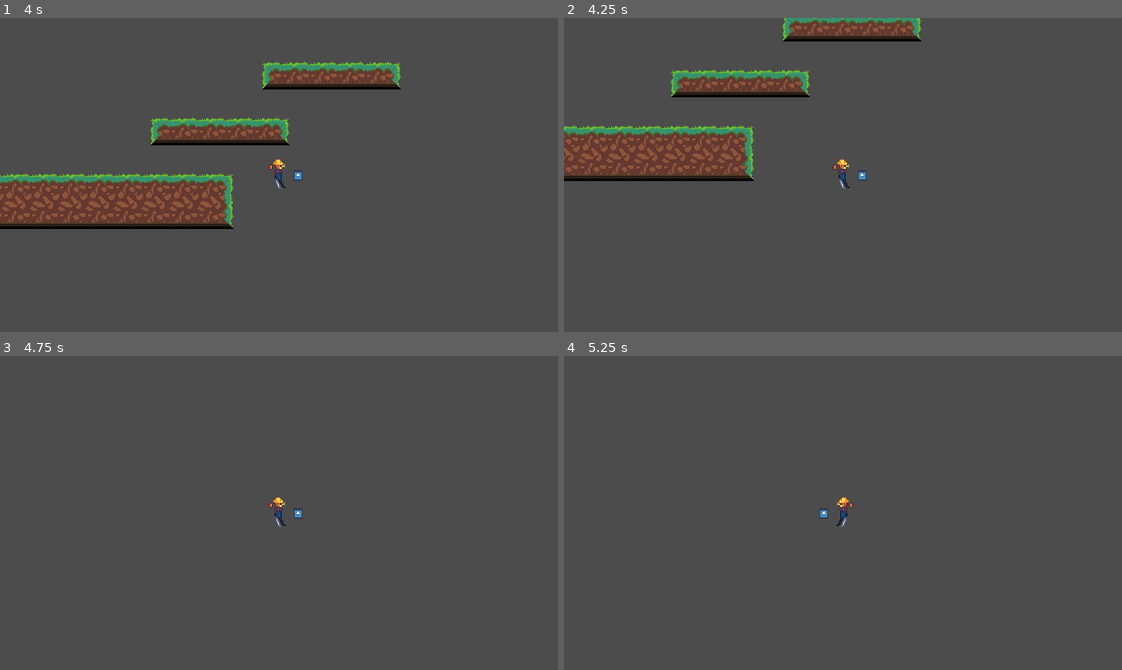
Above: before the commit, frames 1-4 (two rows, left to right).
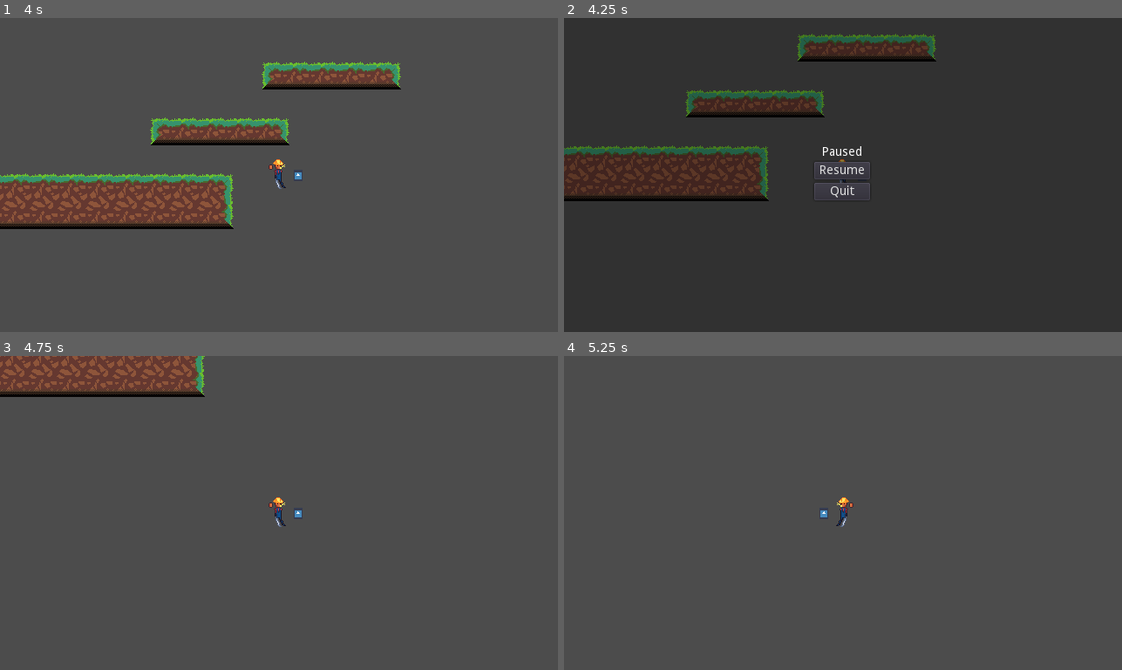
Above: after the commit, the same moments.

Repository: JamesDSource/Cyber-Gunslinger
Game: Godot game, scene res://Game/Game.tscn
Same seed, same stepped clock (60 frames per second), same inputs: the game is played once before the commit and once after it. The project has no main scene, so this scene is started directly. The engine's default icon, where the game draws it, is replaced by a stand-in: a white triangle on a blue panel in a dark square.
Inputs (mouse positions are in pixels of both pictures, inside the frame that each line leads up to):
- Up to frame 1 (4 s): tap Enter at 0.5 s; hold Right (Right) 0.53-2.03 s; tap W (Jump) at 0.77, 1.52, 3.02, 3.77 s; hold Left (Left) 2.03-2.78 s; hold Right (Right) from 2.78 s (still down)
- Up to frame 2 (4.25 s): keep holding Right (Right); tap P (Pause, bound only after the commit) at 4.15 s
- Up to frame 3 (4.75 s): release Right (Right) at 4.25 s; click (279, 509) at 4.25 s, where only the run after the commit has a clickable "Resume"
- Up to frame 4 (5.25 s): hold Left (Left) from 5.03 s (still down)

Frame 1 is identical in both runs. In frame 2, 98% of the frame differs, in the area x 0-100%, y 0-100%; in frame 3, 4.8%; in frame 4, nothing differs.

Commit message:
pause menu

Diff:
--- a/Game/Game.tscn
+++ b/Game/Game.tscn
@@ -1,7 +1,8 @@
-[gd_scene load_steps=3 format=2]
+[gd_scene load_steps=4 format=2]
 
 [ext_resource path="res://Player/Player.tscn" type="PackedScene" id=1]
 [ext_resource path="res://Tilesets/Dirt/Dirt.tres" type="TileSet" id=2]
+[ext_resource path="res://Pause/Pause.tscn" type="PackedScene" id=3]
 
 [node name="Game" type="Node"]
 
@@ -13,3 +14,10 @@
 cell_size = Vector2( 32, 32 )
 format = 1
 tile_data = PoolIntArray( 131084, 0, 196608, 131085, 0, 196609, 131086, 0, 196609, 131087, 0, 196609, 131088, 0, 196610 …(394 unchanged characters)…
+
+[node name="CanvasLayer" type="CanvasLayer" parent="."]
+layer = 100
+
+[node name="Pause" parent="CanvasLayer" instance=ExtResource( 3 )]
+pause_mode = 2
+visible = false
--- /dev/null
+++ b/Pause/Pause.gd
@@ -0,0 +1,20 @@
+extends Control
+
+var pauseState
+
+func _input(event):
+	if event.is_action_pressed("Pause"):
+		pauseState = not get_tree().paused
+		get_tree().paused = pauseState
+		visible = pauseState
+
+
+
+func _on_Resume_pressed():
+	pauseState = not get_tree().paused
+	get_tree().paused = pauseState
+	visible = pauseState
+
+
+func _on_Quit_pressed():
+	pass # Replace with function body.
--- /dev/null
+++ b/Pause/Pause.tscn
@@ -0,0 +1,59 @@
+[gd_scene load_steps=2 format=2]
+
+[ext_resource path="res://Pause/Pause.gd" type="Script" id=1]
+
+[node name="Pause" type="Control"]
+anchor_right = 1.0
+anchor_bottom = 1.0
+script = ExtResource( 1 )
+__meta__ = {
+"_edit_use_anchors_": false
+}
+
+[node name="BlackOverlay" type="ColorRect" parent="."]
+anchor_right = 1.0
+anchor_bottom = 1.0
+color = Color( 0, 0, 0, 0.352941 )
+__meta__ = {
+"_edit_use_anchors_": false
+}
+
+[node name="CenterContainer" type="CenterContainer" parent="."]
+anchor_right = 1.0
+anchor_bottom = 1.0
+margin_left = -1.06067
+margin_top = -1.06065
+margin_right = -1.06067
+margin_bottom = -1.06067
+__meta__ = {
+"_edit_use_anchors_": false
+}
+
+[node name="VBoxContainer" type="VBoxContainer" parent="CenterContainer"]
+margin_left = 288.0
+margin_top = 149.0
+margin_right = 352.0
+margin_bottom = 211.0
+
+[node name="Paused" type="Label" parent="CenterContainer/VBoxContainer"]
+margin_right = 64.0
+margin_bottom = 14.0
+text = "Paused"
+align = 1
+__meta__ = {
+"_edit_use_anchors_": false
+}
+
+[node name="Resume" type="Button" parent="CenterContainer/VBoxContainer"]
+margin_top = 18.0
+margin_right = 64.0
+margin_bottom = 38.0
+text = "Resume"
+
+[node name="Quit" type="Button" parent="CenterContainer/VBoxContainer"]
+margin_top = 42.0
+margin_right = 64.0
+margin_bottom = 62.0
+text = "Quit"
+[connection signal="pressed" from="CenterContainer/VBoxContainer/Resume" to="." method="_on_Resume_pressed"]
+[connection signal="pressed" from="CenterContainer/VBoxContainer/Quit" to="." method="_on_Quit_pressed"]
--- a/project.godot
+++ b/project.godot
@@ -69,6 +69,11 @@
 , Object(InputEventKey,"resource_local_to_scene":false,"resource_name":"","device":0,"alt":false,"shift":false,"control":false,"meta":false,"command":false,"pressed":false,"scancode":16777232,"unicode":0,"echo":false,"script":null)
  ]
 }
+Pause={
+"deadzone": 0.5,
+"events": [ Object(InputEventKey,"resource_local_to_scene":false,"resource_name":"","device":0,"alt":false,"shift":false,"control":false,"meta":false,"command":false,"pressed":false,"scancode":80,"unicode":0,"echo":false,"script":null)
+ ]
+}
 
 [rendering]
 
